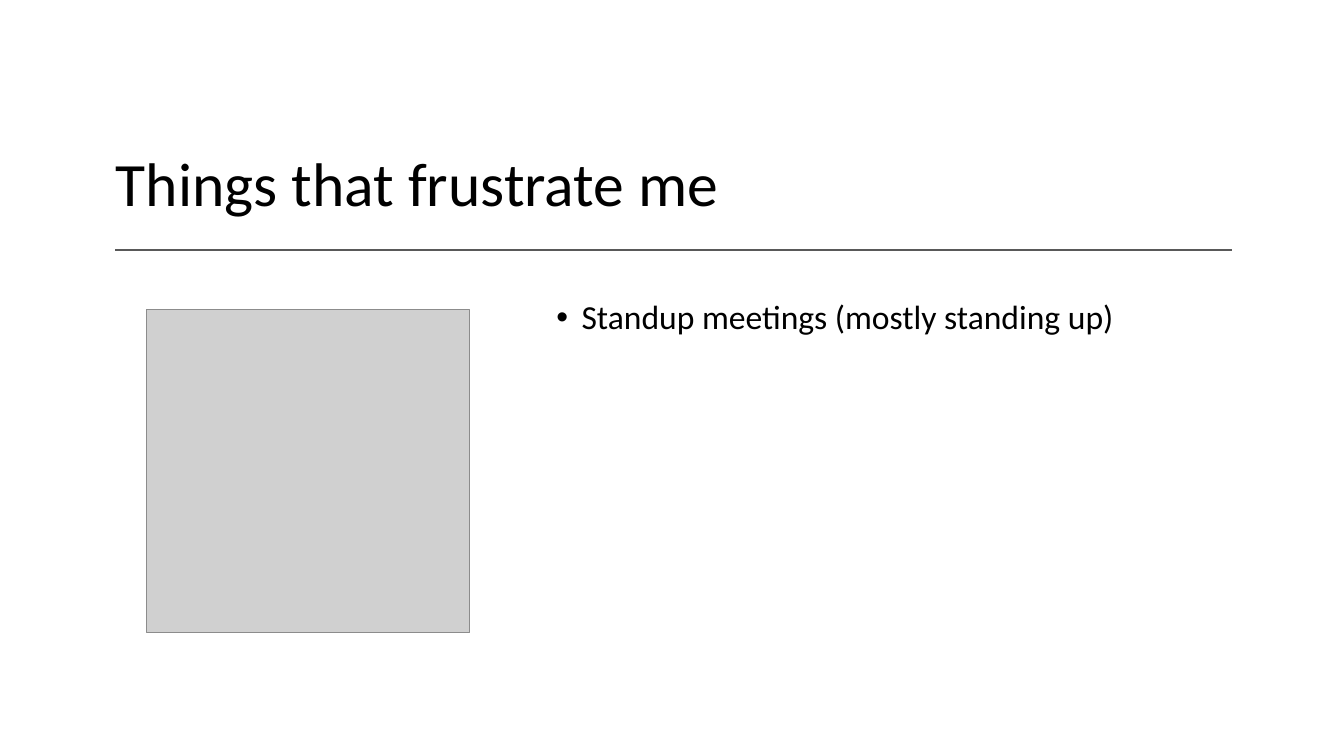
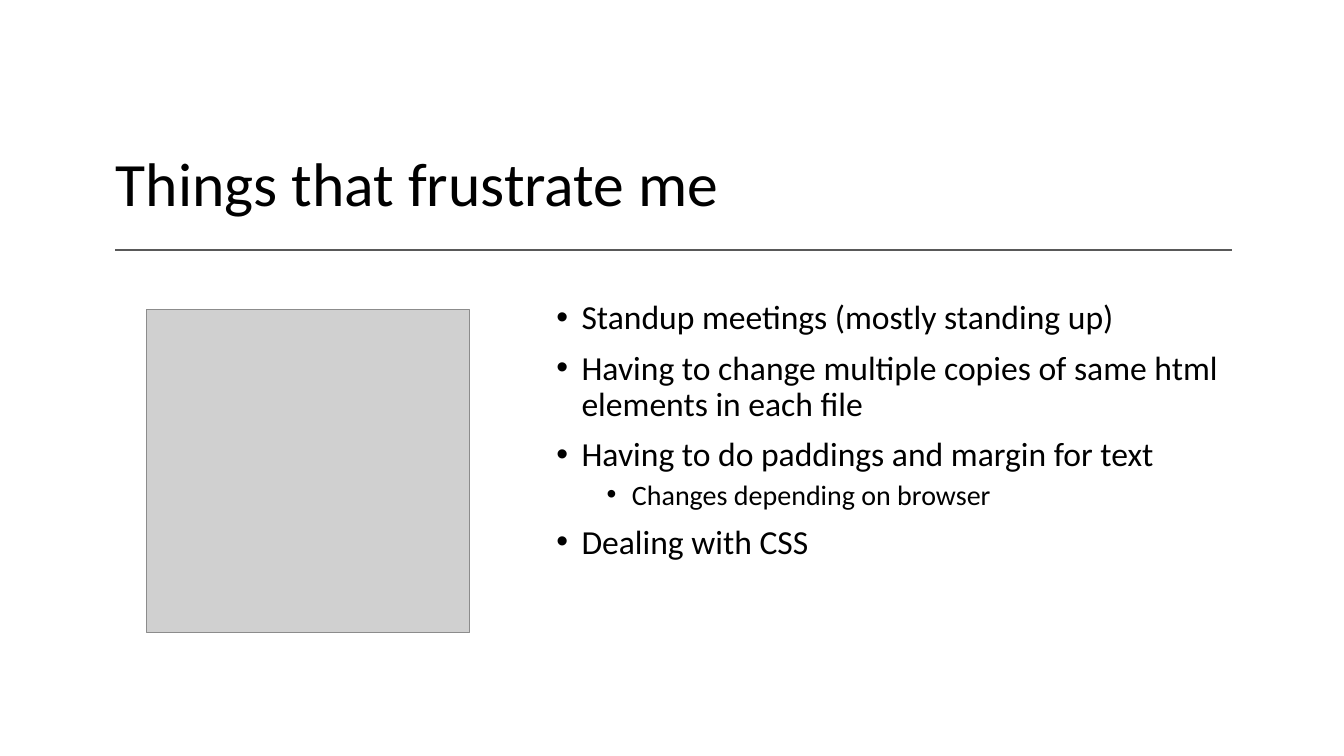
Before and after one commit to 200914ROC2/Training, a slide deck: slide 13 of 5Week-FrontEnd/FrontEnd-SDLC.pptx (slide 12 before the commit). Drawn at 1344x756 pixels with LibreOffice and Linux fonts; fonts in the diff are those of the drawing; grey boxes stand for pictures. Boxes give left, top, right and bottom in pixels: in the first picture for what was removed or moved away, otherwise in the second. Text is boxed around its words. In the diff, an @@ line names an element or a change of style, - is before the commit and + after.

```diff
--- a/5Week-FrontEnd/FrontEnd-SDLC.pptx
+++ b/5Week-FrontEnd/FrontEnd-SDLC.pptx
@@ text at bbox=[582, 356, 1217, 560]: paragraphs added @@
+• Having to change multiple copies of same html elements in each file
+• Having to do paddings and margin for text
+  • Changes depending on browser
+• Dealing with CSS
```
Also in this commit, not shown: 1 other slide changed, 1 slide added, 1 other file.
